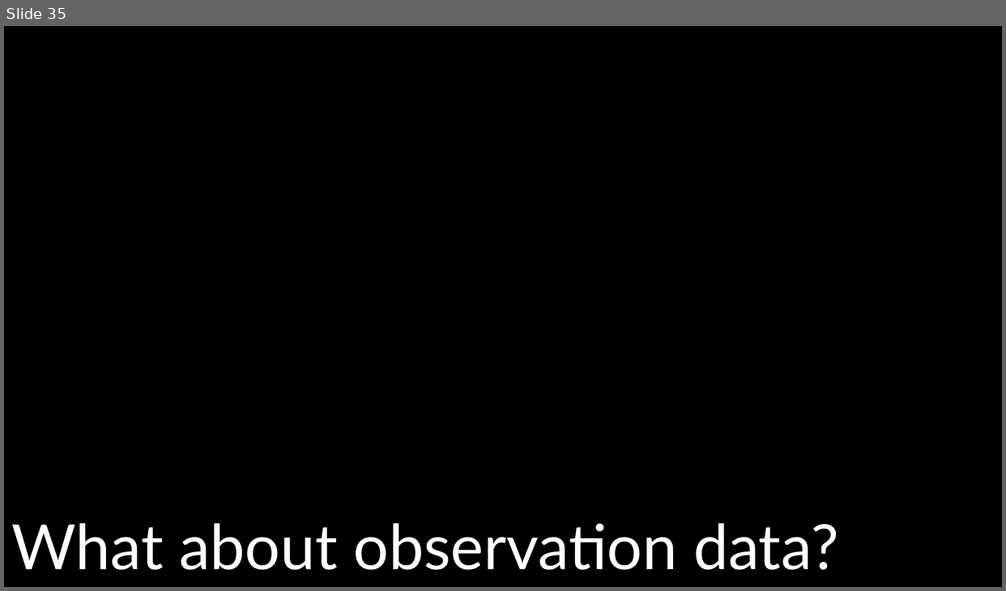
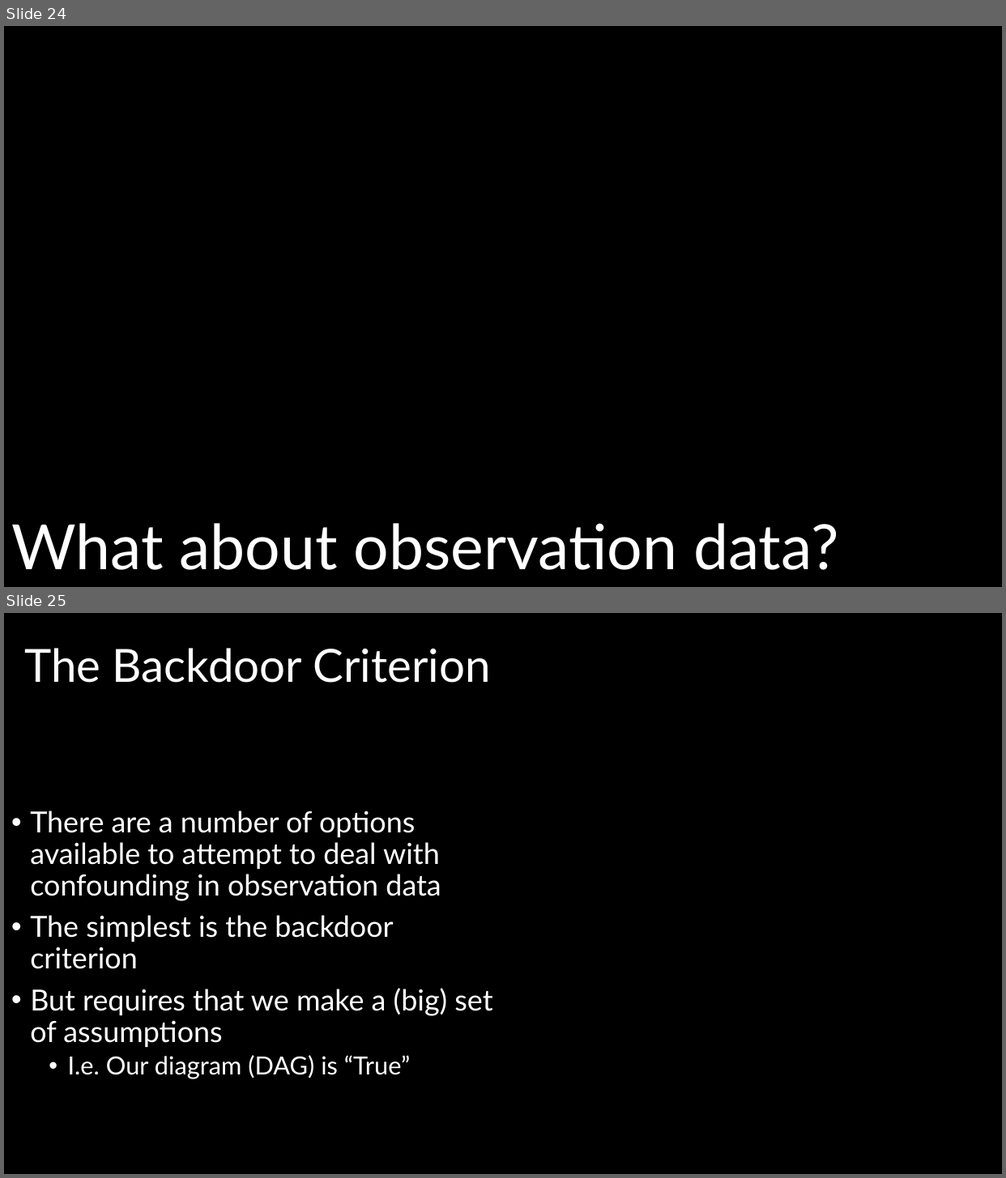
Before and after one commit to DeonRoos/stats-for-biologists, a slide deck: Lectures/Lecture 07.2 Confounding.pptx. Shown one above the other, each under a label of ours: slide 35 before the commit, slides 24 and 25 after it. The pictures are 1006x591 and 1006x1178 pixels, drawn with LibreOffice and Linux fonts; fonts in the diff are those of the drawing. Boxes give left, top, right and bottom in pixels: in the first picture for what was removed or moved away, otherwise in the second. Text is boxed around its words. In the diff, an @@ line names an element or a change of style, - is before the commit and + after.

```diff
--- a/Lectures/Lecture 07.2 Confounding.pptx
+++ b/Lectures/Lecture 07.2 Confounding.pptx
@@ slide 25 added at [4,613,1002,1174], background #000000 @@
@@ title added at [24,648,491,683], 44 pt, text #FFFFFF @@
+The Backdoor Criterion
@@ text added at [30,811,492,1080], 28 pt, text #FFFFFF @@
+• There are a number of options available to attempt to deal with confounding in observation data
+• The simplest is the backdoor criterion
+• But requires that we make a (big) set of assumptions
+  • I.e. Our diagram (DAG) is “True”
@@ what was slide 35 is now slide 24 @@
```
Also in this commit, not shown: 15 slides changed, 2 other slides added, 15 slides removed, 13 other files.
